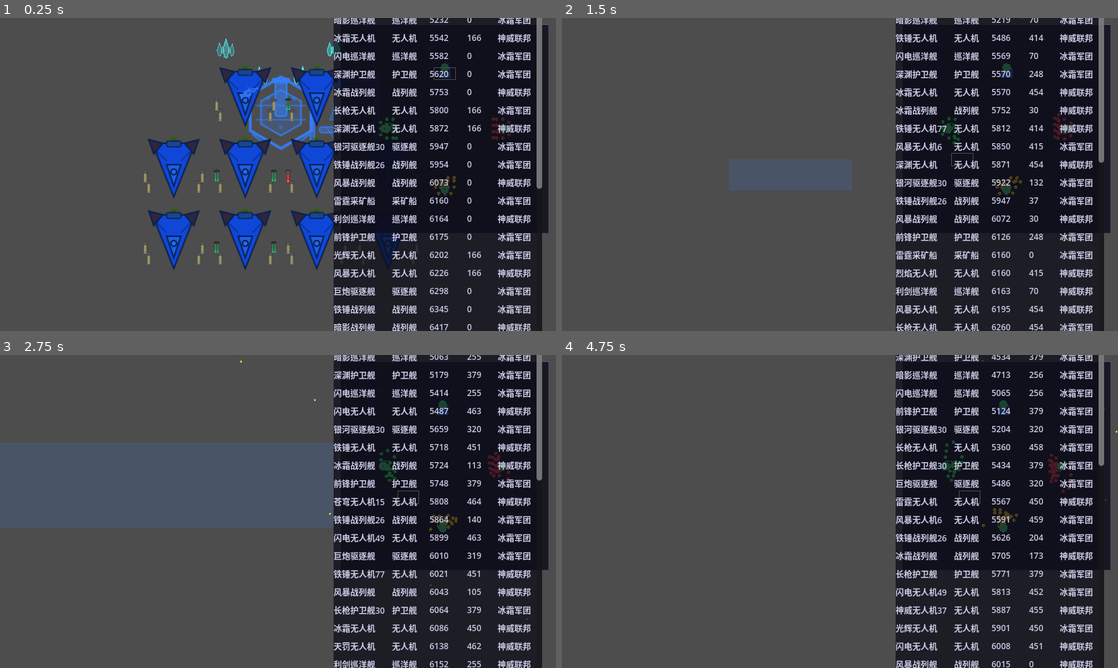
Above: before the commit, frames 1-4 (two rows, left to right).
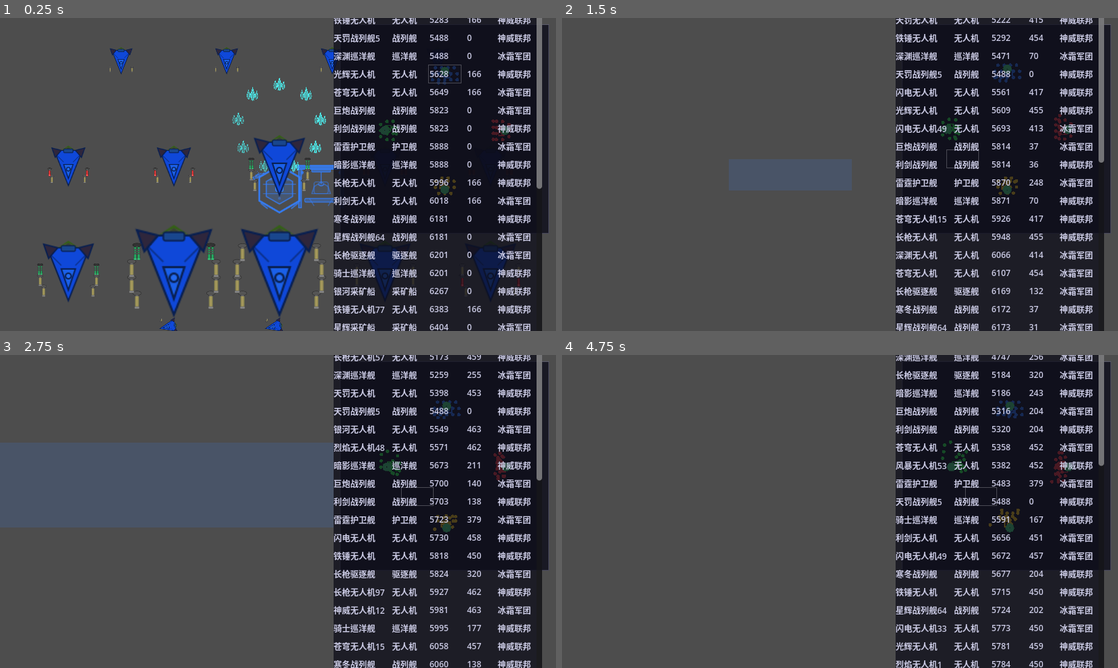
Above: after the commit, the same moments.

Repository: ZhanXuzhao/SpaceRTS
Game: Godot game, scene res://scenes/main.tscn
Two runs of this game, one before a commit and one after it. Both use one fixed random seed, a clock stepped at 60 frames per second and the inputs below.
Inputs (mouse positions are in pixels of both pictures, inside the frame that each line leads up to):
- Up to frame 1 (0.25 s): no input
- Up to frame 2 (1.5 s): tap Enter at 0.5 s; move the mouse to (962, 158) at 0.52 s; hold W 0.53-1.25 s; tap Z at 0.6 s; click (962, 158) at 0.67 s; drag from (728, 190) to (1095, 96) at 1.27 s
- Up to frame 3 (2.75 s): move the mouse to (333, 442) at 2.02 s; hold W from 2.03 s (still down); tap C at 2.1 s
- Up to frame 4 (4.75 s): release W at 2.75 s; drag from (812, 574) to (990, 586) at 2.77 s; move the mouse to (1006, 558) at 3.52 s; hold A 3.53-4.25 s; tap B at 3.6 s; drag from (673, 464) to (1051, 414) at 4.27 s

The runs differ from the first frame. In frame 1, 21% of the frame differs, in the area x 6-96%, y 0-100%; in frame 2, 4.9%; in frame 3, 5.2%; in frame 4, 5.4%.

Commit message:
阵型排列：大船居中，小船向两边排开
- 新增 _center_out_column_order() 生成中间到两边的列顺序
- calc_v_formation_offsets 每排按 S M L M S 模式排列
- 大船自动居中列，同列同船型

Diff:
--- a/game_config.gd
+++ b/game_config.gd
@@ -176,7 +176,7 @@
 # ===== 阵营配置 =====
 ## 二维数组：[[随机船, 护卫舰, 驱逐舰, 巡洋舰, 战列舰], ...]
 ## a.length = 阵营数量，a[0] = 玩家阵营，其余为AI阵营
-static var player = [0, 0, 10, 0, 0]
+static var player = [0, 4, 4, 4, 2]
 static var f0 = [10, 0, 0, 1, 0]
 static var f1 = [0, 2, 2, 2, 1]
 static var f2 = [0, 2, 4, 2, 1]
--- a/scripts/formation_helper.gd
+++ b/scripts/formation_helper.gd
@@ -17,8 +17,34 @@
 	return max(1, unit_count / 3)
 
 
+## 生成从中间向两边的列顺序索引
+## 例如 5列 → [2, 1, 3, 0, 4]，4列 → [1, 2, 0, 3]
+static func _center_out_column_order(col_count: int) -> Array[int]:
+	var order: Array[int] = []
+	var left = (col_count - 1) / 2
+	var right = col_count / 2
+	if left == right:
+		order.append(left)
+		left -= 1
+		right += 1
+	else:
+		order.append(left)
+		order.append(right)
+		left -= 1
+		right += 1
+	while left >= 0 or right < col_count:
+		if left >= 0:
+			order.append(left)
+			left -= 1
+		if right < col_count:
+			order.append(right)
+			right += 1
+	return order
+
+
 ## 计算多排横队阵型偏移量（前排大船、后排小船）
-## 每排单位横向展开，排与排之间纵向错开
+## 大船占中间列，小船依次往两边的列排开，每列一种船型
+## 布局形如：S M L M S
 static func calc_v_formation_offsets(sizes: Array, forward: Vector2, spacing: float) -> Array[Vector2]:
 	var right := Vector2(forward.y, -forward.x)
 	var count = sizes.size()
@@ -34,12 +60,13 @@
 	var idx := 0
 	for row in range(rows):
 		var units_in_this_row = min(cols, count - idx)
+		var col_order = _center_out_column_order(units_in_this_row)
 		var row_width = (units_in_this_row - 1) * spacing
-		# 每排向后错开，后排间距略缩以形成梯队感
 		var row_forward_offset = -forward * row * spacing
 
-		for col in range(units_in_this_row):
-			var col_offset = right * (col * spacing - row_width * 0.5)
+		for col_in_row in range(units_in_this_row):
+			var actual_col = col_order[col_in_row]
+			var col_offset = right * (actual_col * spacing - row_width * 0.5)
 			offsets[idx] = row_forward_offset + col_offset
 			idx += 1
 
